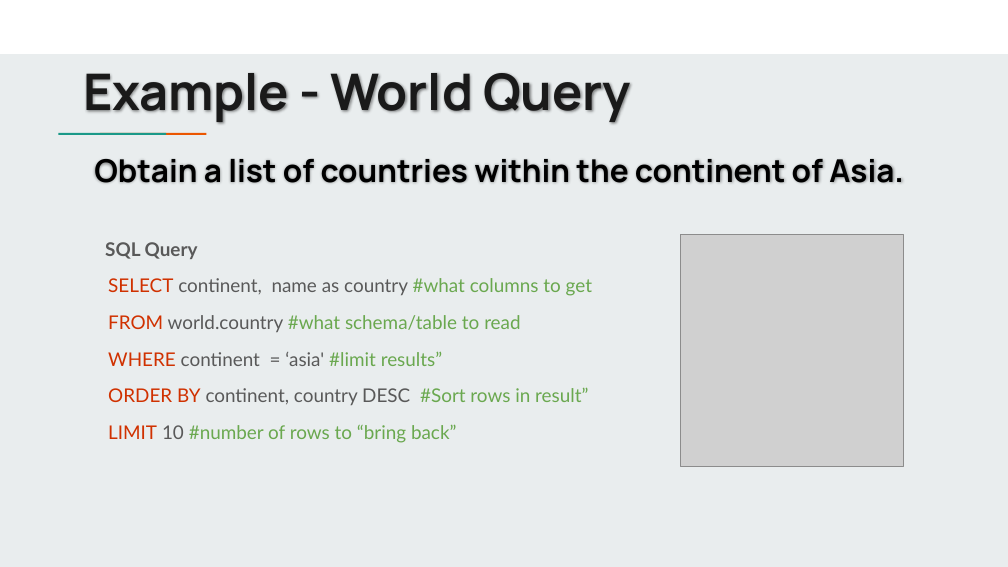
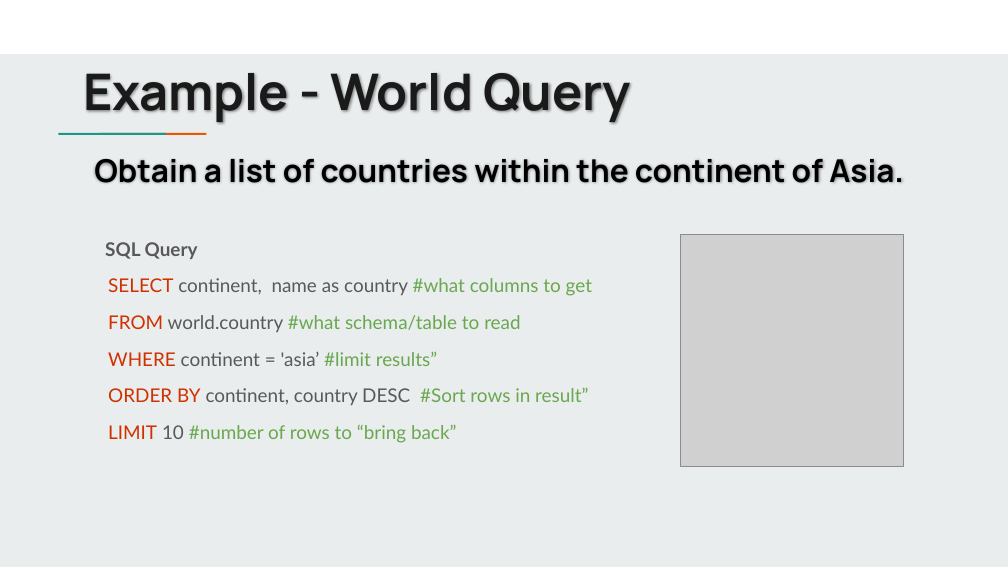
Before and after one commit to jbergmann56/OSDA-DataManipulationAndManagement, a slide deck: slide 6 of Lectures/(2) Writing Queries.pptx. Drawn at 1008x567 pixels with LibreOffice and Linux fonts; fonts in the diff are those of the drawing; grey boxes stand for pictures. Boxes give left, top, right and bottom in pixels: in the first picture for what was removed or moved away, otherwise in the second. Text is boxed around its words. In the diff, an @@ line names an element or a change of style, - is before the commit and + after.

```diff
--- a/Lectures/(2) Writing Queries.pptx
+++ b/Lectures/(2) Writing Queries.pptx
@@ text at (108, 351, 437, 366): text changed @@
-WHERE continent = ‘asia' #limit results”
+WHERE continent = 'asia’ #limit results”
```
Also in this commit, not shown: 1 other slide changed, 1 other file.
